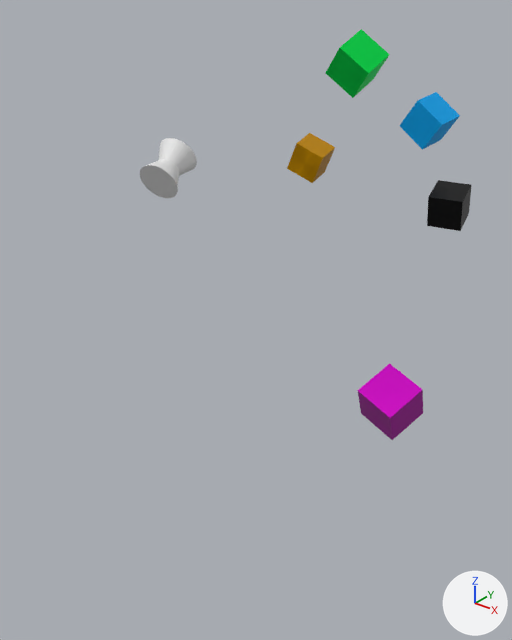
The Blender file scene.blend as it was, and as the next commit left it.
Both versions are drawn from a 50 mm camera at (2.02, 0.07, 2.08) aimed at (-0.15, 2.79, 0.39). Arrows for +X, +Y and +Z are at lower right; the lights stay in place.
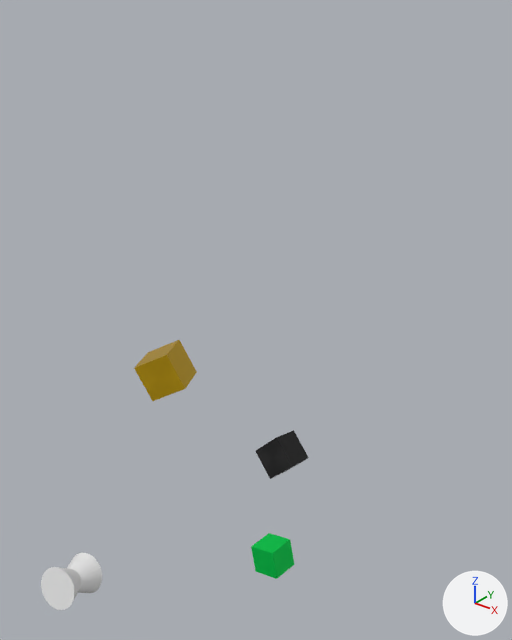
Diff of the bpy script that builds the scene:
```diff
--- a/scene.blend.py
+++ b/scene.blend.py
@@ mat_material_004 @@
 mat_material_004 = principled_material('Material.004')
-mat_material_004.base_color = (0.762, 0.00113, 0.677)  # pink #e204d7
+mat_material_004.base_color = (0.509, 0.00455, 0.789)  # purple #bd0ee6
 mat_material_004.metallic = 0.88
@@ ob_cube4 @@
 ob_cube4 = bpy.data.objects.new('Cube4', me_cube_004)
-ob_cube4.location = (0.795, 2.581, 0.345)
-ob_cube4.rotation_euler = (1.14, -2.911, -0.212)  # degrees (65, -167, -12)
+ob_cube4.location = (-0.317, 2.083, -0.866)
+ob_cube4.rotation_euler = (1.45, -1.732, 0.418)  # degrees (83, -99, 24)
+ob_cube4.hide_render = True
@@ ob_cube3 @@
 ob_cube3 = bpy.data.objects.new('Cube3', me_cube_003)
-ob_cube3.location = (0.17, 4.003, 1.317)
-ob_cube3.rotation_euler = (1.36, 2.217, -0.251)  # degrees (78, 127, -14)
+ob_cube3.location = (-0.308, 2.465, 0.139)
+ob_cube3.rotation_euler = (-0.667, 1.005, -2.105)  # degrees (-38, 58, -121)
+ob_cube3.hide_render = True
@@ ob_cube2 @@
 ob_cube2 = bpy.data.objects.new('Cube2', me_cube_002)
-ob_cube2.location = (-0.042, 3.508, 1.657)
-ob_cube2.rotation_euler = (2.151, -0.778, -0.492)  # degrees (123, -45, -28)
+ob_cube2.location = (-0.279, 3.14, -1.648)
+ob_cube2.rotation_euler = (1.645, 2.867, -0.018)  # degrees (94, 164, -1)
@@ ob_cube1 @@
 ob_cube1 = bpy.data.objects.new('Cube1', me_cube_001)
-ob_cube1.location = (-0.634, 3.976, 0.99)
-ob_cube1.rotation_euler = (1.748, 0.404, 0.24)  # degrees (100, 23, 14)
+ob_cube1.location = (-0.339, 2.277, 0.239)
+ob_cube1.rotation_euler = (1.485, -0.483, 0.497)  # degrees (85, -28, 28)
@@ ob_cube @@
 ob_cube = bpy.data.objects.new('Cube', me_cube)
-ob_cube.location = (0.35, 4.008, 0.842)
-ob_cube.rotation_euler = (1.292, -3.128, 0.196)  # degrees (74, -179, 11)
+ob_cube.location = (-0.166, 3.072, -0.674)
+ob_cube.rotation_euler = (1.955, 2.373, 0.314)  # degrees (112, 136, 18)
@@ ob_decoy1 @@
 ob_decoy1 = bpy.data.objects.new('Decoy1', me_cylinder)
-ob_decoy1.location = (-0.401, 2.433, 1.252)
-ob_decoy1.rotation_euler = (2.284, 0.788, 0.756)  # degrees (131, 45, 43)
+ob_decoy1.location = (-0.223, 1.477, -0.512)
+ob_decoy1.rotation_euler = (2.159, -2.261, -0.292)  # degrees (124, -130, -17)
```

Changed parts and their boxes (x1, y1, x2, y2) in the pictures (512 x 640 px):
'Decoy1', moved, turned: before (140, 138, 197, 198); after (41, 553, 102, 610)
'Cube2', moved, turned: before (326, 29, 390, 98); after (251, 533, 294, 579)
'Cube1', moved, turned: before (287, 133, 335, 183); after (134, 340, 197, 401)
'Cube', moved, turned: before (427, 180, 471, 231); after (256, 430, 309, 479)
'Cube4', hidden (pink): before (358, 363, 423, 440)
'Cube3', hidden: before (400, 92, 460, 150)
